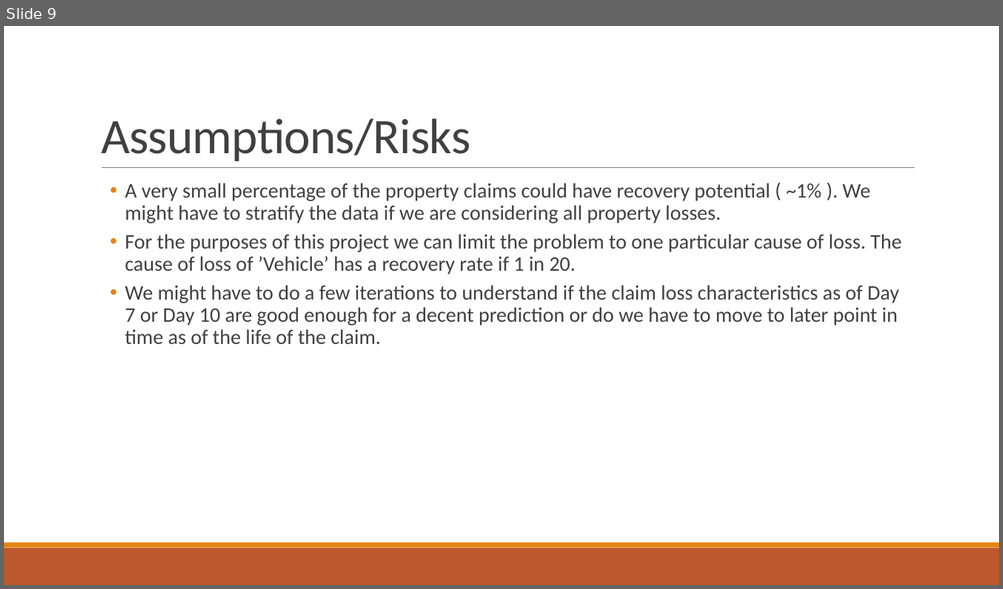
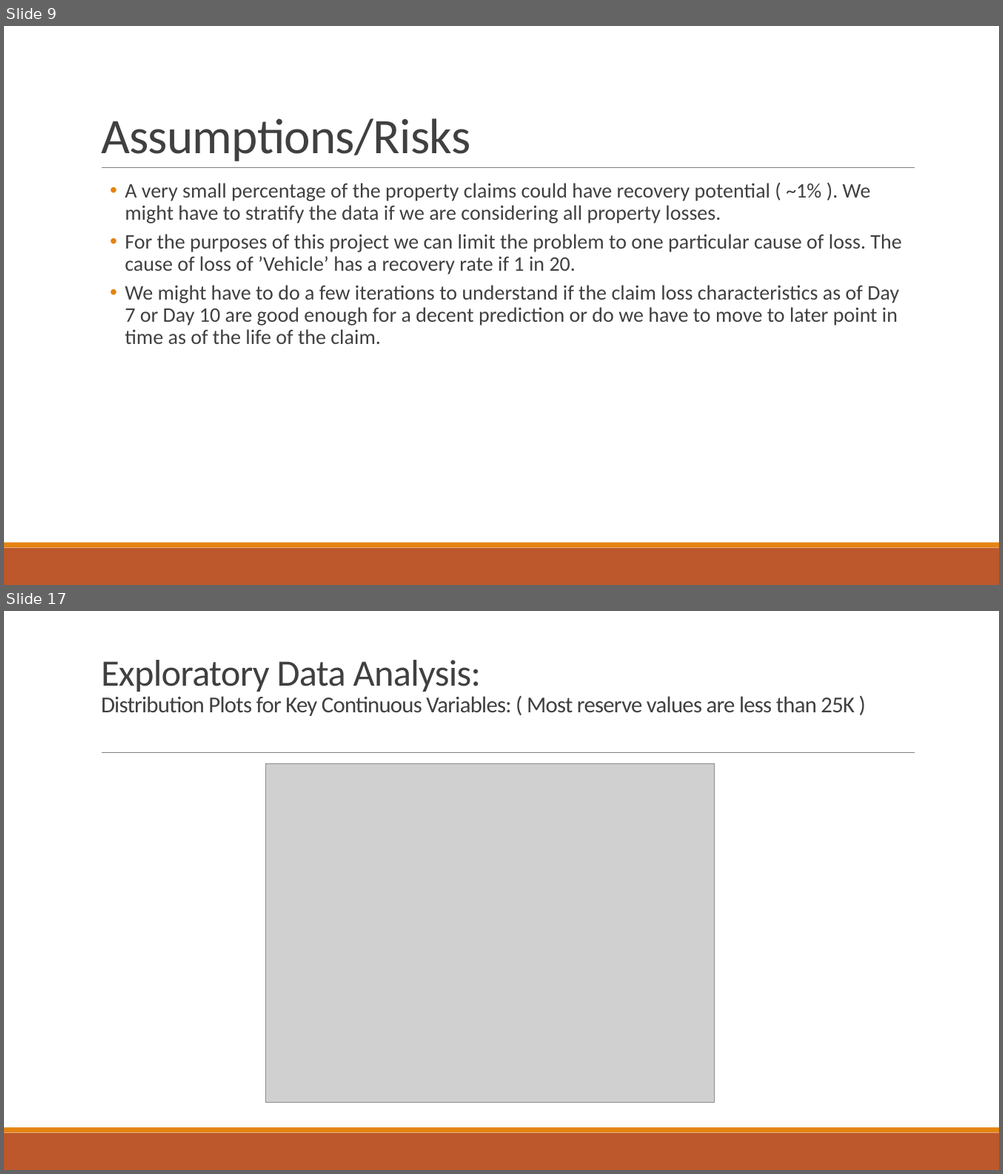
Before and after one commit to hkalavala/DS_SM_15_HK, a slide deck: projects/final-project/GA Project - HK.pptx. Shown one above the other, each under a label of ours: slide 9 before the commit, slides 9 and 17 after it; the slides between them are not shown. The pictures are 1003x589 and 1003x1174 pixels, drawn with LibreOffice and Linux fonts; fonts in the diff are those of the drawing; grey boxes stand for pictures. Boxes give left, top, right and bottom in pixels: in the first picture for what was removed or moved away, otherwise in the second. Text is boxed around its words. In the diff, an @@ line names an element or a change of style, - is before the commit and + after.

```diff
--- a/projects/final-project/GA Project - HK.pptx
+++ b/projects/final-project/GA Project - HK.pptx
@@ slide 17 added at (4,611,999,1170), background #FFFFFF; not listed: 3 template elements that a slide beside it also shows @@
@@ title added at (101,660,854,716), 22 pt, text #404040 @@
+Exploratory Data Analysis:
+Distribution Plots for Key Continuous Variables: ( Most reserve values are less than 25K )
@@ picture added at (266,763,714,1102) @@
```
Also in this commit, not shown: 1 slide changed, 8 other slides added, 1 other file.
